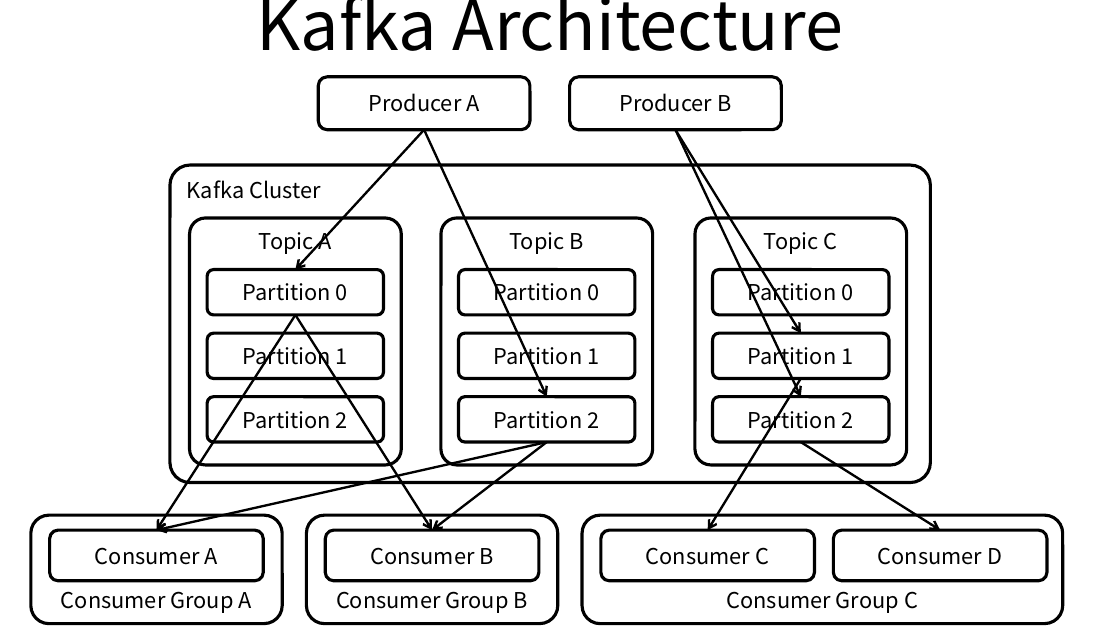
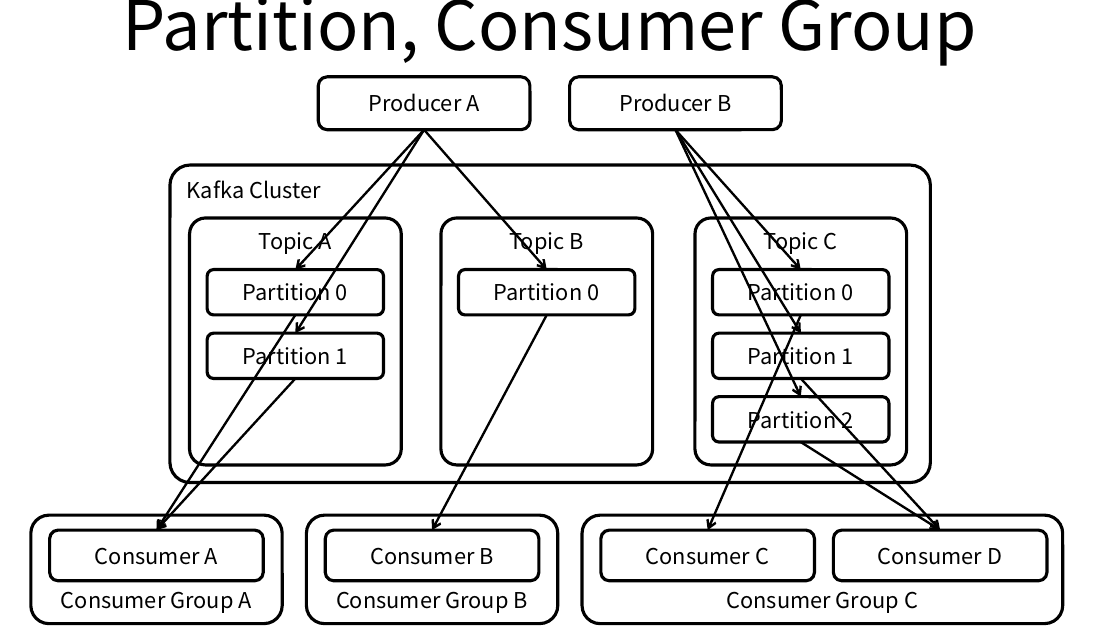
Before and after one commit to ssup2/blog-old, a slide deck: slide 2 of images/theory_analysis/Kafka/Kafka.pptx (slide 1 before the commit). Drawn at 1120x630 pixels with LibreOffice and Linux fonts; fonts in the diff are those of the drawing. Boxes give left, top, right and bottom in pixels: in the first picture for what was removed or moved away, otherwise in the second. Text is boxed around its words. In the diff, an @@ line names an element or a change of style, - is before the commit and + after.

Commit message:
Update Kafka

```diff
--- a/images/theory_analysis/Kafka/Kafka.pptx
+++ b/images/theory_analysis/Kafka/Kafka.pptx
@@ title at [123,0,976,66]: text changed @@
-Kafka Architecture
+Partition, Consumer Group
@@ arrow added from (424, 130) to (296, 334), #000000 1.5 pt @@
@@ arrow moved from (424, 130) - (547, 396) to (424, 130) - (547, 270) @@
@@ arrow added from (675, 130) to (801, 270), #000000 1.5 pt @@
@@ arrow moved from (296, 315) - (432, 530) to (547, 315) - (432, 530) @@
@@ arrow added from (801, 315) to (708, 530), #000000 1.5 pt @@
@@ rounded rectangle removed at [458,334,634,379] @@
-Partition 1
@@ arrow added from (296, 379) to (157, 530), #000000 1.5 pt @@
@@ arrow moved from (801, 379) - (708, 530) to (801, 379) - (940, 530) @@
@@ rounded rectangle removed at [207,396,383,441] @@
-Partition 2
@@ rounded rectangle removed at [458,396,634,441] @@
-Partition 2
@@ arrow removed from (547, 442) to (157, 530) @@
@@ arrow removed from (547, 442) to (432, 530) @@
```
Also in this commit, not shown: 2 slides added, 1 other file.
